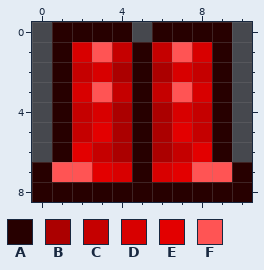
A pixel-art sprite gets an edit: Items/PostML/ImmediateOres/VanadiumJambeau.png. The first picture shows the starting point.
The file is 22x18 pixels, drawn in blocks of 2x2; one block is one cell here.
Palette (. is transparent): A #270000  B #ab0000  C #c50000  D #d80000  E #e30000  F #ff5454
Pixels before, first column x 0:
0 .AAAA.AAAA.
1 .ADFCACFDA.
2 .ACDBABDCA.
3 .ADFCACFDA.
4 .ACDBABDCA.
5 .ACEBABECA.
6 .AECBABCEA.
7 AFFEDADEFFA
8 AAAAAAAAAAA
The same view after the edit:
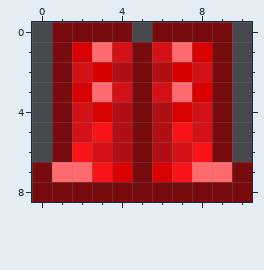
Edits made:
{"colour":"A","old":"#270000","new":"#780b0d"}
{"colour":"B","old":"#ab0000","new":"#b01014"}
{"colour":"C","old":"#c50000","new":"#d31116"}
{"colour":"E","old":"#e30000","new":"#f71318"}
{"colour":"F","old":"#ff5454","new":"#fe6a6e"}
